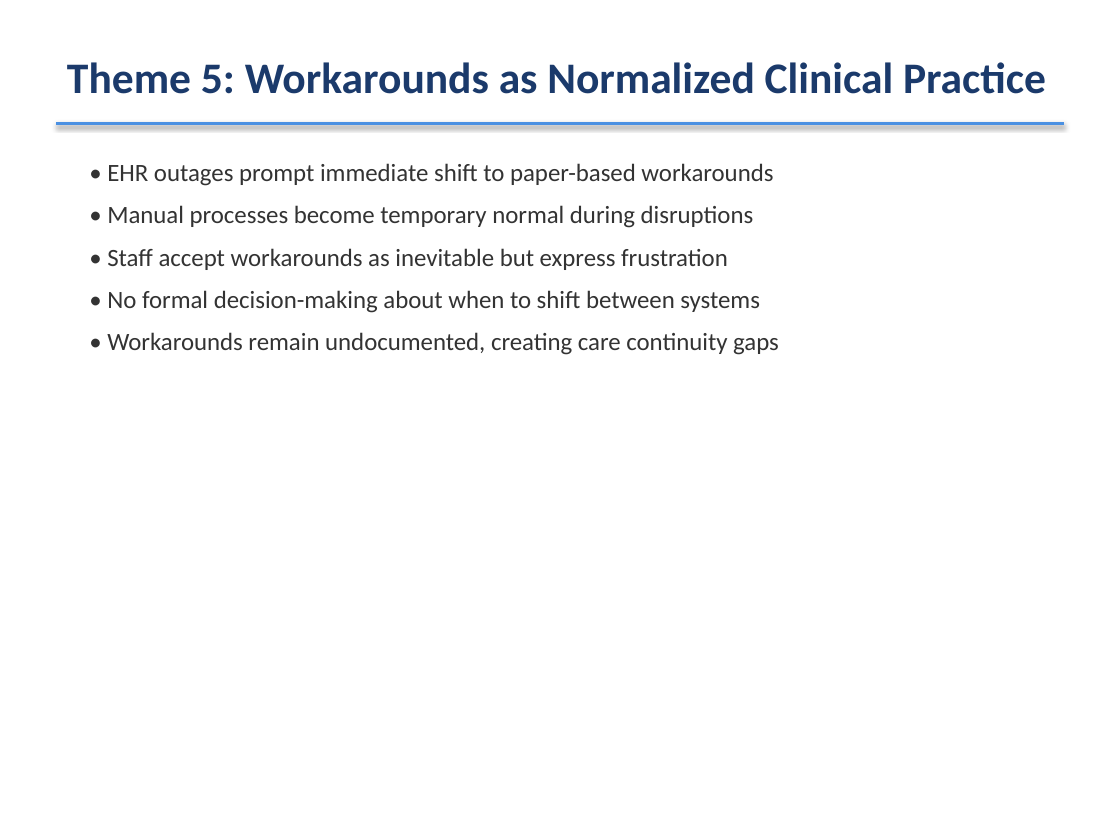
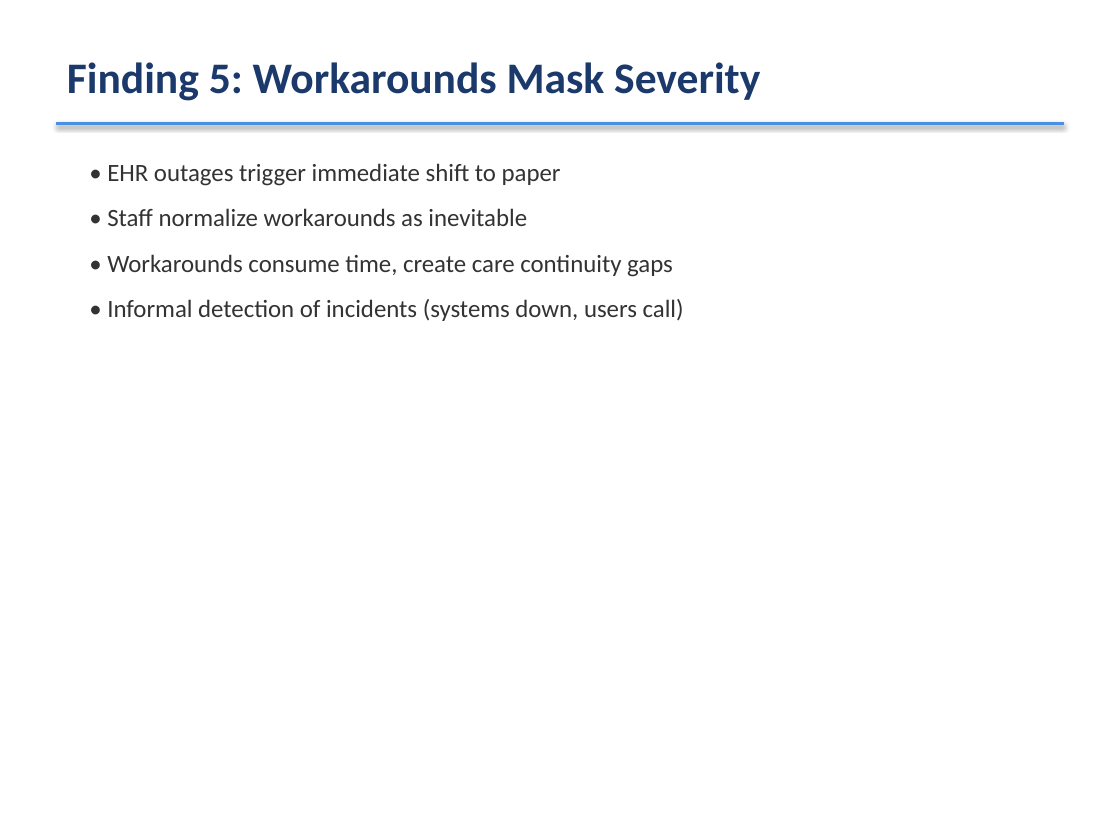
Before and after one commit to CyberNupe/CyberNupe, a slide deck: slide 11 of DRP_Defense_Presentation.pptx (slide 26 before the commit). Drawn at 1120x840 pixels with LibreOffice and Linux fonts; fonts in the diff are those of the drawing. Boxes give left, top, right and bottom in pixels: in the first picture for what was removed or moved away, otherwise in the second. Text is boxed around its words. In the diff, an @@ line names an element or a change of style, - is before the commit and + after.

```diff
--- a/DRP_Defense_Presentation.pptx
+++ b/DRP_Defense_Presentation.pptx
@@ text at (67, 62, 760, 101): text changed @@
-Theme 5: Workarounds as Normalized Clinical Practice
+Finding 5: Workarounds Mask Severity
@@ text at (107, 163, 684, 321): text changed @@
-• EHR outages prompt immediate shift to paper-based workarounds
-• Manual processes become temporary normal during disruptions
-• Staff accept workarounds as inevitable but express frustration
-• No formal decision-making about when to shift between systems
-• Workarounds remain undocumented, creating care continuity gaps
+• EHR outages trigger immediate shift to paper
+• Staff normalize workarounds as inevitable
+• Workarounds consume time, create care continuity gaps
+• Informal detection of incidents (systems down, users call)
```
Also in this commit, not shown: 16 other slides changed, 22 slides removed.
